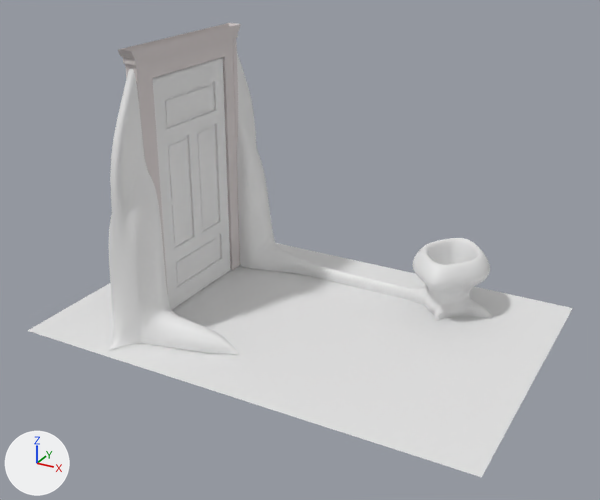
What one commit did to the Blender file models/cave/portal01/portal01.blend.
Camera for both pictures: a 50 mm lens placed at (3.16, -4.26, 2.61), pointed at (0.9, -0.14, 0.56). Arrows for +X, +Y and +Z are at lower left; the lights stay in place.

Script lines for the objects in view, before the commit:
```python
ob_crystal_receptacle = bpy.data.objects.new('crystal_receptacle', me_cylinder)
ob_crystal_receptacle.location = (1.62, 0.613, 0.226)
ob_crystal_receptacle.scale = (0.189, 0.189, 0.125)
ob_door_001 = bpy.data.objects.new('door.001', me_cube_016)
ob_door_001.location = (0.0, 0.0, 0.786)
ob_door_001.scale = (0.025, 0.375, 0.775)
ob_door_activator = bpy.data.objects.new('door_activator', me_cube_017)
ob_door_activator.location = (-0.001, 0.0, 0.504)
ob_door_floorplate = bpy.data.objects.new('door_floorplate', me_plane)
ob_door_floorplate.location = (0.869, 0.0, 0.0)
ob_frame_001 = bpy.data.objects.new('frame.001', me_cube_015)
ob_frame_001.location = (0.0, 0.0, 0.884)
ob_frame_001.scale = (0.0369, 0.525, 0.875)
```
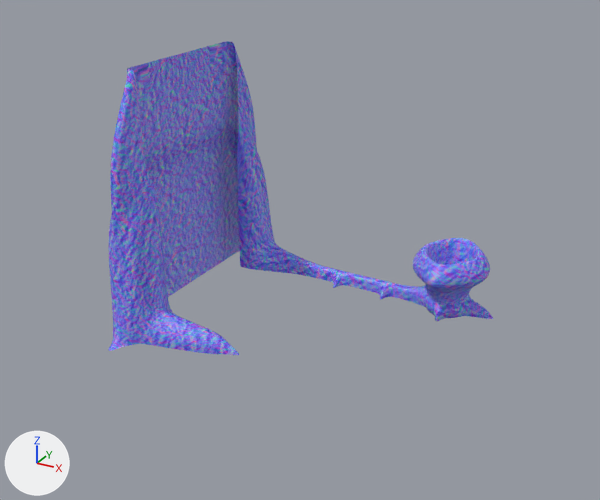
The newer file is also turned or shifted as a whole; pictures and numbers use the older file's frame.

Changed parts and their boxes (x1, y1, x2, y2) in the pictures (600 x 500 px):
'door_floorplate', deleted
    before: (28, 243, 573, 477)
'door_activator', deleted
    before: (108, 54, 414, 355)
'door.001', deleted
    before: (153, 58, 230, 310)
'frame.001', deleted
    before: (118, 23, 241, 294)
part 1 of me_cylinder, built on
    before: (405, 287, 427, 304)
    after: (109, 41, 493, 355)
part 2 of me_cylinder, recoloured (white to blue)
    both: (412, 238, 490, 313)

Patch to the scene script:
```diff
--- a/models/cave/portal01/portal01.blend.py
+++ b/models/cave/portal01/portal01.blend.py
@@ img_portal01_nrm_png @@
+img_portal01_nrm_png = load_image('portal01_NRM.png', 'Materials/portal01_NRM.png', 1024, 1024, 'sRGB')
@@ mat_portal01_nrm_png @@
+mat_portal01_nrm_png = principled_material('portal01_NRM.png')
+mat_portal01_nrm_png.texture = img_portal01_nrm_png
@@ me_cylinder @@
 # used by ob_crystal_receptacle; location = (1.62, 0.613, 0.226); scale = (0.189, 0.189, 0.125)
-me_cylinder.from_pydata(...)  # 288 vertices, 257 faces; spans x -1.89..1.76, y -2.05..2.05, z -1.86..1.64
+me_cylinder.from_pydata(...)  # 632 vertices, 558 faces; spans x -9.25..1.76, y -8.51..2.05, z -1.86..11.35
+# me_cylinder part 1: 1 vertex moved from x -1.89, y 0.0, z -1.33 to x -1.89, y 0.0, z -1.18; 3 vertices removed from x -1.87..-1.8, y -0.17..0.17, z -1.86..-1.33; 347 vertices added at x -9.25..1.74, y -8.51..2.01, z -1.85..11.35
+# me_cylinder part 2: 221 faces spanning x -1.53..1.53, y -2.05..2.05, z -1.33..1.64 switch from no material to mat_portal01_nrm_png (picture img_portal01_nrm_png)
@@ ob_door_activator @@
-ob_door_activator = bpy.data.objects.new('door_activator', me_cube_017)
-ob_door_activator.location = (-0.001, 0.0, 0.504)
-_m = ob_door_activator.modifiers.new('Subsurf', 'SUBSURF')
-_m.levels = 2
@@ ob_door_floorplate @@
-ob_door_floorplate = bpy.data.objects.new('door_floorplate', me_plane)
-ob_door_floorplate.location = (0.869, 0.0, 0.0)
@@ ob_frame_001 @@
-ob_frame_001 = bpy.data.objects.new('frame.001', me_cube_015)
-ob_frame_001.location = (0.0, 0.0, 0.884)
-ob_frame_001.scale = (0.0369, 0.525, 0.875)
@@ ob_door_001 @@
-ob_door_001 = bpy.data.objects.new('door.001', me_cube_016)
-ob_door_001.location = (0.0, 0.0, 0.786)
-ob_door_001.scale = (0.025, 0.375, 0.775)
```
